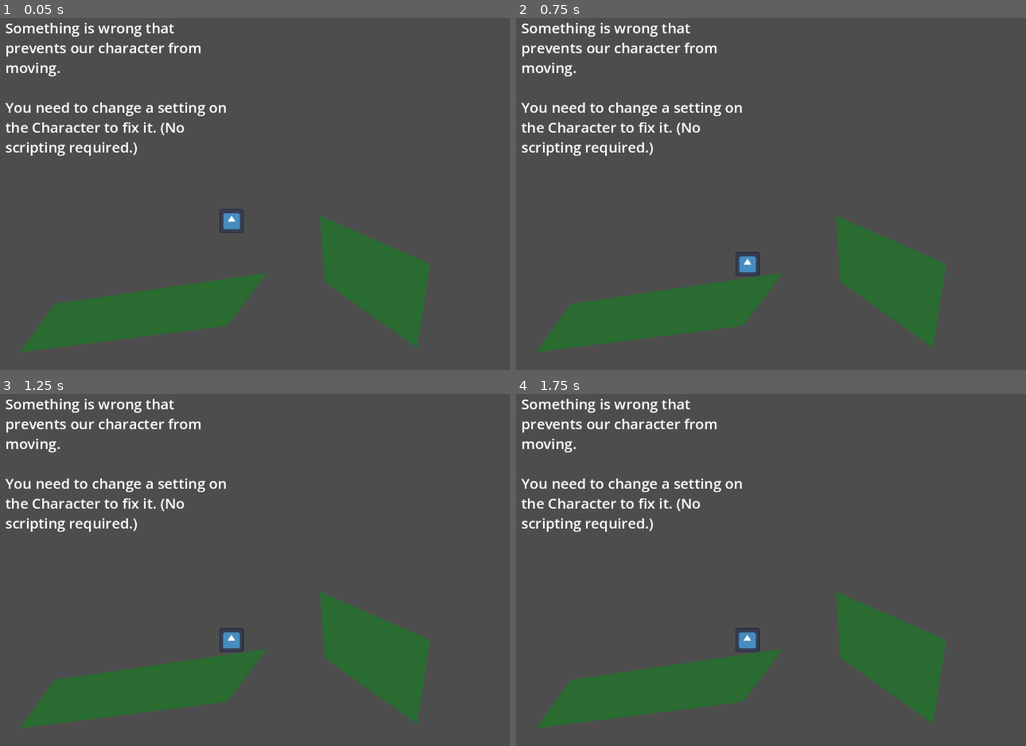
Above: before the commit, frames 1-4 (two rows, left to right).
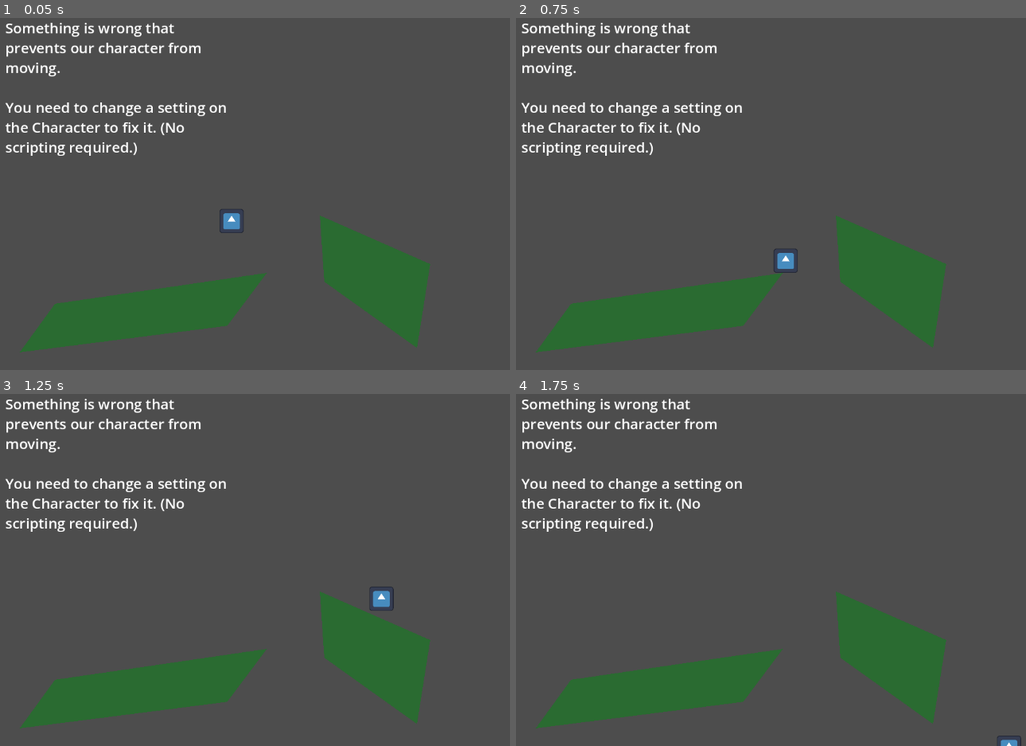
Above: after the commit, the same moments.

Repository: VarunVejalla/Literary-Games
Game: Godot game, scene res://hw_problem_3.tscn
The game is run twice, just before and just after one commit, with the same random seed, the same clock (stepped at 60 frames per second) and the same inputs. This scene is started directly instead of the project's main scene. The engine's default icon, where the game draws it, is replaced by a stand-in: a white triangle on a blue panel in a dark square.
Inputs:
- Up to frame 1 (0.05 s): no input
- Up to frame 2 (0.75 s): tap Enter at 0.5 s; hold D (move_right) from 0.53 s (still down)
- Up to frame 3 (1.25 s): keep holding D (move_right); tap Space (jump) at 0.77 s
- Up to frame 4 (1.75 s): keep holding D (move_right); tap Space (jump) at 1.52 s

Frame 1 is identical in both runs. In frame 2, 0.4% of the frame differs, in the area x 43-56%, y 65-74%; in frame 3, 0.4%, in the area x 43-78%, y 54-74%; in frame 4, 0.3%.

Commit message:
Fixed Problem 3 by changing motion mode to grounded

Diff:
--- a/HW9-SmoothMoves/hw_problem_3.tscn
+++ b/HW9-SmoothMoves/hw_problem_3.tscn
@@ -11,7 +11,6 @@
 
 [node name="CharacterBody2D" type="CharacterBody2D" parent="."]
 position = Vector2(424, 368)
-motion_mode = 1
 script = ExtResource("1_2s0kq")
 jump_height = 1400.0
 movement_speed = 100.0
